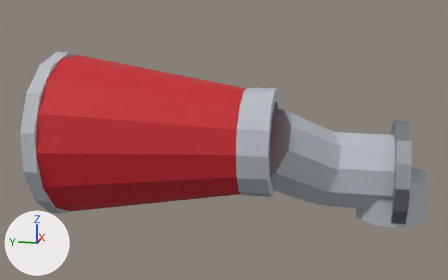
One commit to the glTF model assets/parts/intake/intake_filter_street/kaze_gt.glb: the scene before it, then after it.
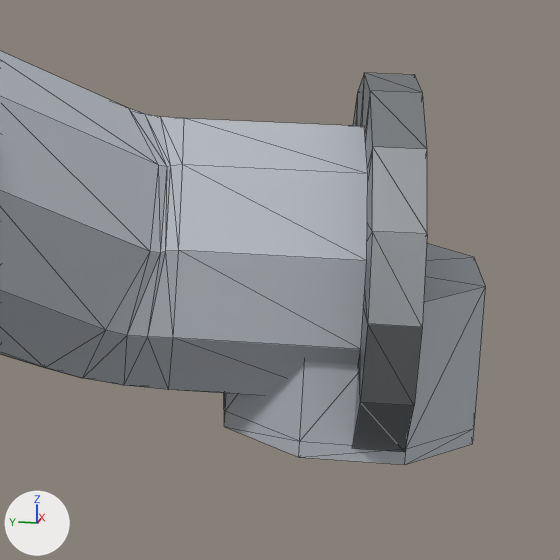
Each version appears first whole from a 50 mm lens placed at (-0.554, 0.043, 0.201), pointed at (-0.039, 0.146, 0.073), and next in a close-up on the part from 66% to 100% of the width and 36% to 91% of the height. Every picture has the same lights, and +X, +Y and +Z are marked at lower left. The first two pictures are the older version. The close-ups show mesh edges as thin lines. Where no turn or scale is listed for an object, it has been applied to the vertices. Vertices at exactly the same position are counted once.

Names of what the first close-up shows: 'model'.
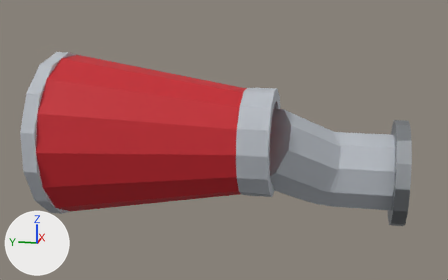
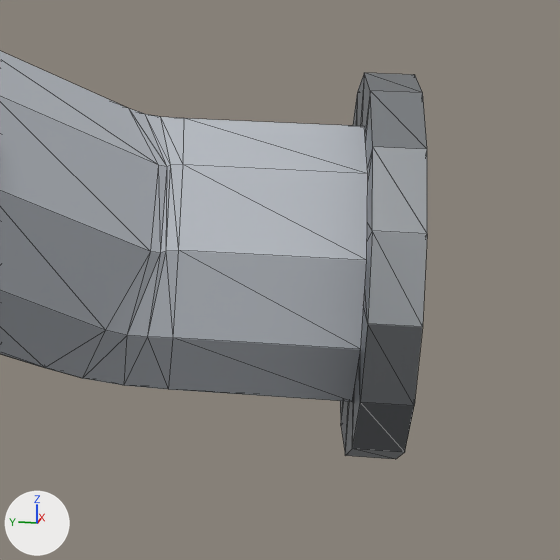
The newer file is also turned or shifted as a whole; pictures and numbers use the older file's frame.

What the commit changed:
me_model is used by ob_model.
me_model had 258 vertices, 504 faces and spanned x -0.084..0.084, y -0.161..0.161, z -0.076..0.076.
me_model now has 233 vertices, 456 faces and spans x -0.084..0.084, y -0.143..0.161, z -0.076..0.076.
Part 1, on me_model:
25 vertices are removed from x 0.007..0.066, y -0.161..-0.102, z -0.07..-0.03.
48 faces are deleted.

Location of each change, [x1, y1, x2, y2] in pixels of the close-ups (560 x 560 px):
'model', reshaped: before [0, 51, 486, 465]; after [0, 51, 427, 459]
part 1 of me_model, deleted: before [224, 244, 486, 465]
